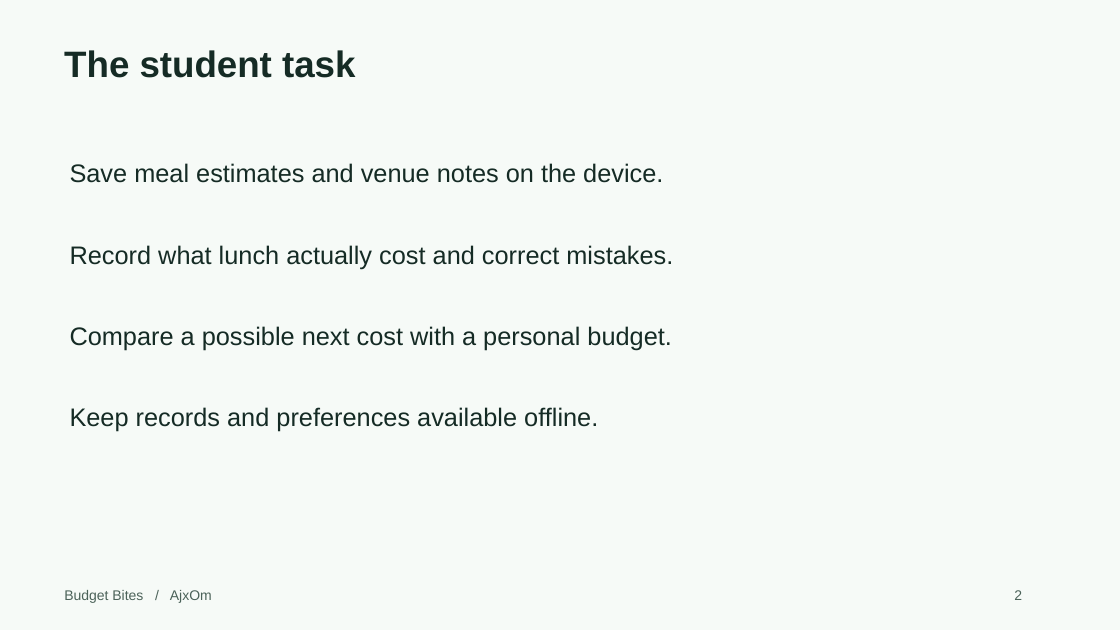
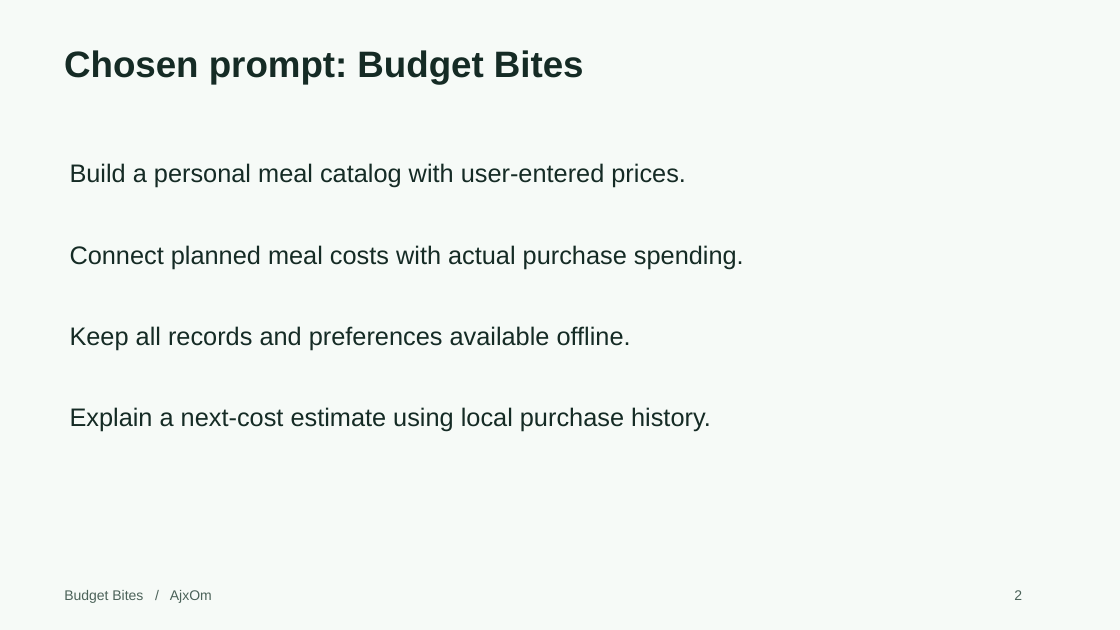
Before and after one commit to Omswaroopreddyudumula/ajxom-budget-bites, a slide deck: slide 2 of submission/Project1_Presentation.pptx. Drawn at 1120x630 pixels with LibreOffice and Linux fonts; fonts in the diff are those of the drawing. Boxes give left, top, right and bottom in pixels: in the first picture for what was removed or moved away, otherwise in the second. Text is boxed around its words. In the diff, an @@ line names an element or a change of style, - is before the commit and + after.

```diff
--- a/submission/Project1_Presentation.pptx
+++ b/submission/Project1_Presentation.pptx
@@ text at [64, 50, 584, 84]: text changed @@
-The student task
+Chosen prompt: Budget Bites
@@ text at [70, 163, 686, 188]: text changed @@
-Save meal estimates and venue notes on the device.
+Build a personal meal catalog with user-entered prices.
@@ text at [70, 245, 744, 269]: text changed @@
-Record what lunch actually cost and correct mistakes.
+Connect planned meal costs with actual purchase spending.
@@ text at [70, 326, 631, 350]: text changed @@
-Compare a possible next cost with a personal budget.
+Keep all records and preferences available offline.
@@ text at [70, 407, 711, 432]: text changed @@
-Keep records and preferences available offline.
+Explain a next-cost estimate using local purchase history.
```
Also in this commit, not shown: 11 other slides changed, 6 slides added, 2 slides removed, 1 other file.
